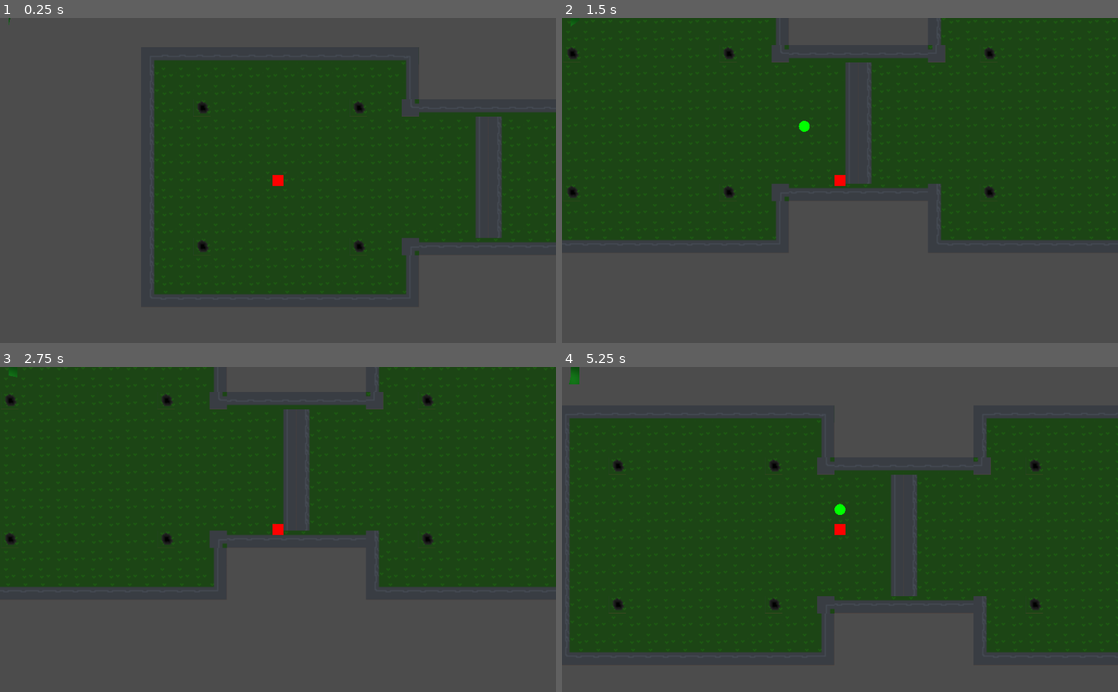
Above: before the commit, frames 1-4 (two rows, left to right).
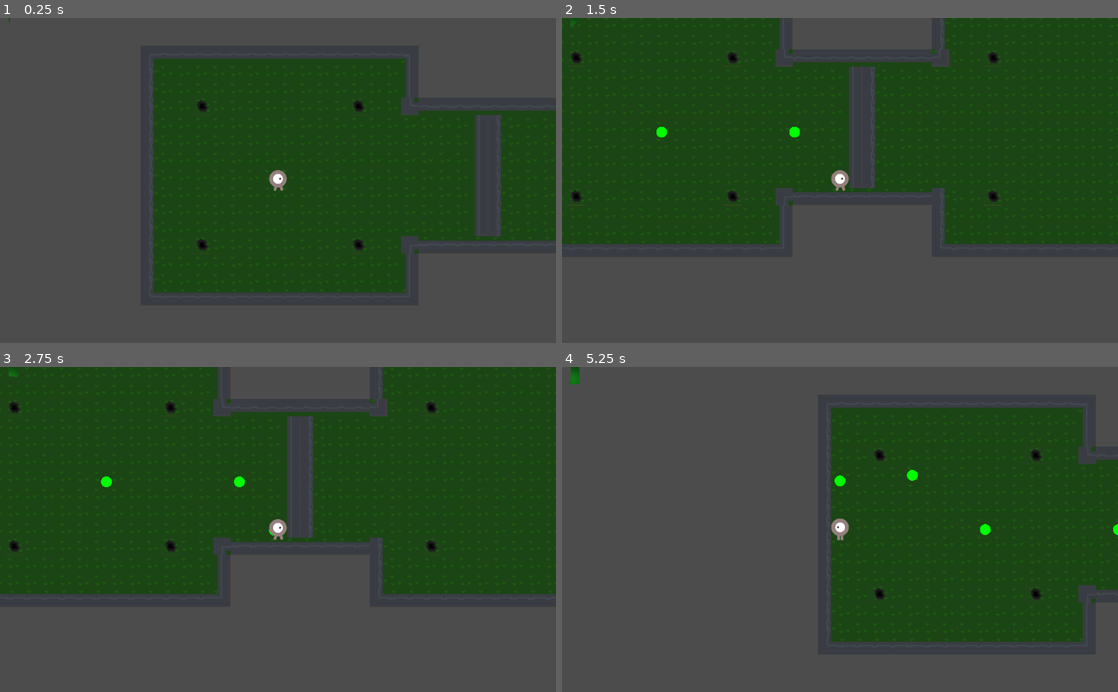
Above: after the commit, the same moments.

Repository: FiBe4000/Gamejam2022
Game: Godot game, scene res://src/Main.tscn
The game is run twice, just before and just after one commit, with the same random seed, the same clock (stepped at 60 frames per second) and the same inputs.
Inputs:
- Up to frame 1 (0.25 s): no input
- Up to frame 2 (1.5 s): tap Enter at 0.5 s; hold D (move_right) 0.53-1.28 s; hold Space (shoot) 0.53-1.28 s; hold S (move_down) from 1.28 s (still down); tap Down (aim_down) at 1.35 s
- Up to frame 3 (2.75 s): tap Space (shoot) at 1.55, 2, 2.3 s; release S (move_down) at 2.03 s; hold D (move_right) from 2.03 s (still down); hold Left (aim_left) from 2.03 s (still down)
- Up to frame 4 (5.25 s): tap Enter at 2.75, 5 s; release D (move_right) at 2.78 s; release Left (aim_left) at 2.78 s; hold W (move_up) 2.78-3.53 s; tap Right (aim_right) at 2.85 s; tap Space (shoot) at 3.05, 3.5, 3.8, 4.35 s; hold Up (aim_up) 3.53-4.28 s; hold A (move_left) 3.53-5.03 s; hold S (move_down) from 5.03 s (still down); hold Space (shoot) from 5.03 s (still down)

The runs differ from the first frame. In frame 1, 1.0% of the frame differs, in the area x 27-100%, y 12-86%; in frame 2, 4.0%; in frame 3, 4.6%; in frame 4, 48%, in the area x 1-100%, y 12-88%.

Commit message:
Add additional functionallity to player and created game loop script

Diff:
--- a/project.godot
+++ b/project.godot
@@ -85,6 +85,11 @@
 , Object(InputEventJoypadButton,"resource_local_to_scene":false,"resource_name":"","device":0,"button_index":7,"pressure":0.0,"pressed":false,"script":null)
  ]
 }
+exit_game={
+"deadzone": 0.5,
+"events": [ Object(InputEventKey,"resource_local_to_scene":false,"resource_name":"","device":0,"alt":false,"shift":false,"control":false,"meta":false,"command":false,"pressed":false,"scancode":0,"physical_scancode":16777217,"unicode":0,"echo":false,"script":null)
+ ]
+}
 
 [physics]
 
--- /dev/null
+++ b/src/Main.gd
@@ -0,0 +1,38 @@
+extends Node
+
+var score
+
+
+func _ready():
+    randomize()
+    new_game()
+
+func _process(delta):
+  if Input.is_action_pressed("exit_game"):
+    exit_game()
+
+func game_over():
+    pass
+
+func new_game():
+    score = 0
+    $Player.start($StartPosition.position)
+
+func exit_game():
+    get_tree().quit()
+
+func _on_ScoreTimer_timeout():
+    score += 1
+    $HUD.update_score(score)
+
+func _on_StartTimer_timeout():
+    $MobTimer.start()
+    $ScoreTimer.start()
+
+
+func _on_PlayerScene_hit():
+  game_over()
+
+
+func _on_HUD_start_game():
+  new_game()
--- a/src/Main.tscn
+++ b/src/Main.tscn
@@ -1,9 +1,10 @@
-[gd_scene load_steps=7 format=2]
+[gd_scene load_steps=8 format=2]
 
 [ext_resource path="res://src/progressbar.gd" type="Script" id=1]
 [ext_resource path="res://src/entities/Player.tscn" type="PackedScene" id=2]
 [ext_resource path="res://src/Map.tscn" type="PackedScene" id=3]
 [ext_resource path="res://src/Map.gd" type="Script" id=4]
+[ext_resource path="res://src/Main.gd" type="Script" id=5]
 
 [sub_resource type="OpenSimplexNoise" id=3]
 
@@ -14,6 +15,7 @@
 noise_offset = Vector2( 0.01, 0 )
 
 [node name="Main" type="Node2D"]
+script = ExtResource( 5 )
 
 [node name="Map" parent="." instance=ExtResource( 3 )]
 position = Vector2( 203, 95 )
@@ -35,5 +37,8 @@
 tint_progress = Color( 0.101961, 0.643137, 0.129412, 1 )
 script = ExtResource( 1 )
 
+[node name="StartPosition" type="Position2D" parent="."]
+position = Vector2( 456, 344 )
+
 [connection signal="timeout" from="WorldSwitchTimer" to="Map" method="_on_WorldSwitchTimer_timeout"]
 [connection signal="timeout" from="WorldSwitchTimer" to="HUD/TimerVisualizer" method="_on_WorldSwitchTimer_timeout"]
--- a/src/entities/Bullet.tscn
+++ b/src/entities/Bullet.tscn
@@ -6,6 +6,7 @@
 
 [node name="Bullet" type="KinematicBody2D"]
 collision_layer = 2
+collision_mask = 2
 script = ExtResource( 1 )
 
 [node name="CollisionShape2D" type="CollisionShape2D" parent="."]
--- a/src/entities/Player.gd
+++ b/src/entities/Player.gd
@@ -1,4 +1,3 @@
-tool
 extends KinematicBody2D
 
 
@@ -13,12 +12,22 @@
 
 # Called when the node enters the scene tree for the first time.
 func _ready():
-  pass # Replace with function body.
+  #hide()
+  pass
 
 func _physics_process(delta):
   if Engine.editor_hint:
     return
 
+  movement()
+
+  var cooldown = 1.0/rof
+  last_shot += delta
+  if Input.is_action_pressed("shoot") and last_shot >= cooldown:
+    last_shot = 0
+    shoot()
+
+func movement():
   var dir = Vector2()
   dir.x -= Input.get_action_strength("move_left")
   dir.x += Input.get_action_strength("move_right")
@@ -30,20 +39,24 @@
   var vel = speed * dir
   self.move_and_slide(vel)
 
-  var cooldown = 1.0/rof
-  last_shot += delta
-  if Input.is_action_pressed("shoot") and last_shot >= cooldown:
-    last_shot = 0
-    shoot()
+  if vel.length() > 0:
+    $AnimatedSprite.play()
+  else:
+    $AnimatedSprite.stop()
 
+  if dir.x != 0:
+    $AnimatedSprite.animation = "walk"
+    $AnimatedSprite.flip_v = false
+    # See the note below about boolean assignment.
+    $AnimatedSprite.flip_h = dir.x < 0
 
-func _draw():
-  var shape = self.get_node("CollisionShape2D")
-  var pos = shape.transform.origin
-  var dim = shape.shape.extents
-  var col = Color(1, 0, 0, 1)
-  draw_rect(Rect2(pos-dim, dim*2), col)
+func _on_Player_body_entered(body):
+  emit_signal("hit")
 
+func start(pos):
+  position = pos
+  show()
+  $CollisionShape2D.disabled = false
 
 func shoot():
   var aim_dir = Vector2()
--- a/src/entities/Player.tscn
+++ b/src/entities/Player.tscn
@@ -1,20 +1,35 @@
-[gd_scene load_steps=3 format=2]
+[gd_scene load_steps=6 format=2]
 
 [ext_resource path="res://src/entities/Player.gd" type="Script" id=1]
+[ext_resource path="res://graphics/playerGrey_walk1.png" type="Texture" id=2]
+[ext_resource path="res://graphics/playerGrey_walk2.png" type="Texture" id=3]
 
-[sub_resource type="RectangleShape2D" id=1]
+[sub_resource type="CapsuleShape2D" id=3]
+radius = 56.0
+height = 29.0
+
+[sub_resource type="SpriteFrames" id=2]
+animations = [ {
+"frames": [ ExtResource( 2 ), ExtResource( 3 ) ],
+"loop": true,
+"name": "walk",
+"speed": 5.0
+} ]
 
 [node name="Player" type="KinematicBody2D"]
-position = Vector2( 455, 341 )
-collision_layer = 2
+z_index = 1
 script = ExtResource( 1 )
-__meta__ = {
-"_edit_group_": true
-}
-bullet_speed = 300
-
-[node name="CollisionShape2D" type="CollisionShape2D" parent="."]
-shape = SubResource( 1 )
 
 [node name="Camera2D" type="Camera2D" parent="."]
 current = true
+
+[node name="CollisionShape2D" type="CollisionShape2D" parent="."]
+position = Vector2( 0, 0.5 )
+scale = Vector2( 0.3, 0.3 )
+shape = SubResource( 3 )
+
+[node name="AnimatedSprite" type="AnimatedSprite" parent="."]
+scale = Vector2( 0.3, 0.3 )
+frames = SubResource( 2 )
+animation = "walk"
+frame = 1
Binary file added: graphics/playerGrey_walk1.png
Not shown, added: graphics/playerGrey_walk1.png.import
Binary file added: graphics/playerGrey_walk2.png
Not shown, added: graphics/playerGrey_walk2.png.import
